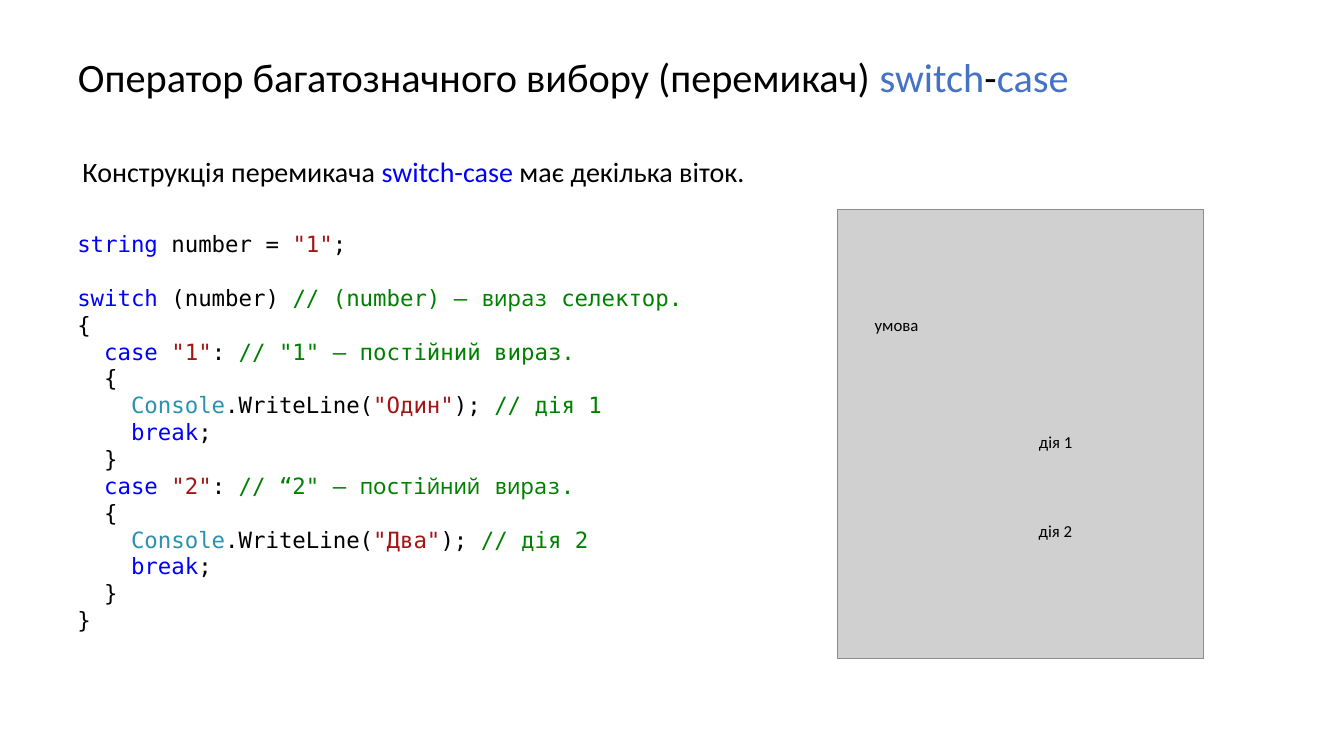
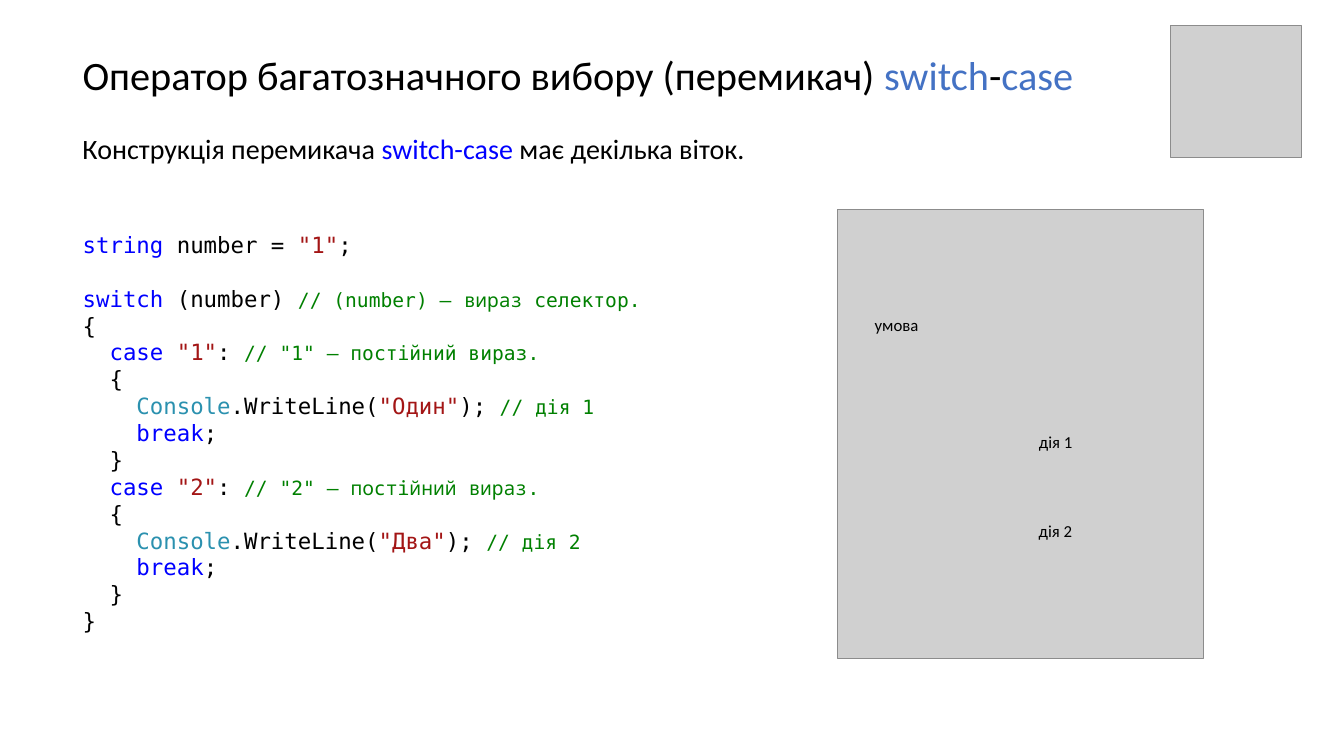
Before and after one commit to IT-Academy2020/Lesson_003_Conditions, a slide deck: slide 8 of Lesson3.pptx (slide 7 before the commit). Drawn at 1344x756 pixels with LibreOffice and Linux fonts; fonts in the diff are those of the drawing; grey boxes stand for pictures. Boxes give left, top, right and bottom in pixels: in the first picture for what was removed or moved away, otherwise in the second. Text is boxed around its words. In the diff, an @@ line names an element or a change of style, - is before the commit and + after.

```diff
--- a/Lesson3.pptx
+++ b/Lesson3.pptx
@@ picture added at (x1=1172, y1=26, x2=1303, y2=158) @@
@@ title "Оператор багатозначного вибору (перемикач) switch-case" moved from (x1=78, y1=62, x2=1069, y2=99) to (x1=83, y1=60, x2=1073, y2=97) @@
@@ text "Конструкція перемикача switch-case має декілька ..." moved from (x1=82, y1=162, x2=744, y2=187) to (x1=82, y1=139, x2=744, y2=164) @@
@@ text at (x1=83, y1=290, x2=640, y2=553): size 16 to 14 pt in "// (number) — вираз селектор.", "// "1" — постійний вираз.", "// дія 1", "// дія 2" @@
@@ text at (x1=110, y1=478, x2=539, y2=500): text changed; size 16 to 14 pt @@
-case "2": // “2" — постійний вираз.
+case "2": // "2" — постійний вираз.
```
Also in this commit, not shown: 7 other slides changed, 2 slides added.
